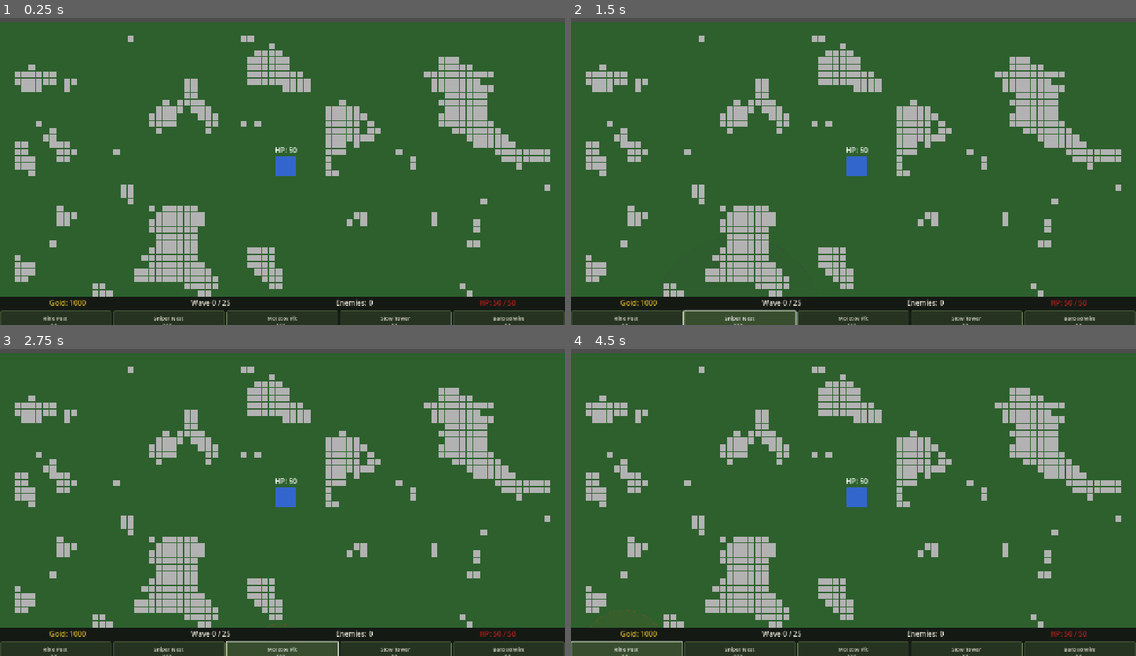
Above: before the commit, frames 1-4 (two rows, left to right).
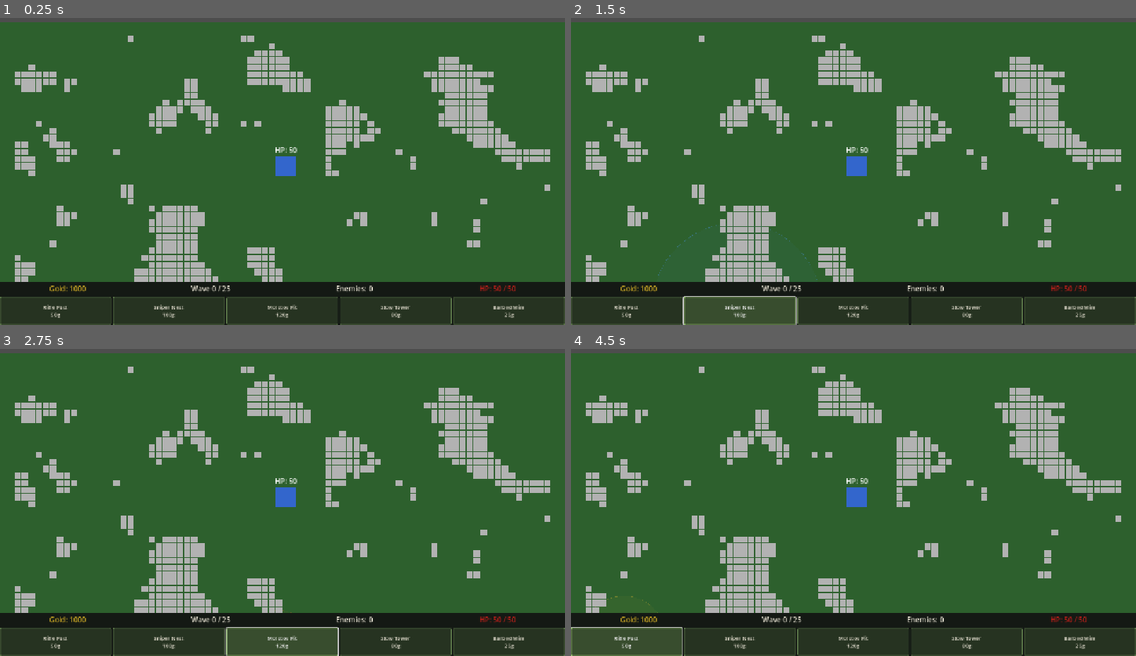
Above: after the commit, the same moments.

Repository: 3dw4rd1/OC_Tower_defense
Game: Godot game, scene res://scenes/levels/main.tscn
Two runs of this game, one before a commit and one after it. Both use one fixed random seed, a clock stepped at 60 frames per second and the inputs below.
Inputs:
- Up to frame 1 (0.25 s): no input
- Up to frame 2 (1.5 s): click "Rifle Post 50g" at 0.5 s; click "Sniper Nest 100g" at 1.25 s
- Up to frame 3 (2.75 s): click "Molotov Pit 120g" at 2 s
- Up to frame 4 (4.5 s): click "Slow Tower 80g" at 2.75 s; click "Barbed Wire 25g" at 3.5 s; click "Rifle Post 50g" at 4.25 s

The runs differ from the first frame. In frame 1, 9.4% of the frame differs, in the area x 0-100%, y 85-100%; in frame 2, 9.6%, in the area x 0-100%, y 67-100%; in frame 3, 9.6%; in frame 4, 9.6%.

Commit message:
fix: increase HUD bar height to 96px to fit two-line tower buttons

Diff:
--- a/game/scenes/ui/hud.tscn
+++ b/game/scenes/ui/hud.tscn
@@ -10,7 +10,7 @@
 anchor_right = 1.0
 anchor_top = 1.0
 anchor_bottom = 1.0
-offset_top = -64.0
+offset_top = -96.0
 offset_bottom = 0.0
 color = Color(0.08, 0.10, 0.08, 1.0)
 
@@ -19,7 +19,7 @@
 anchor_right = 1.0
 anchor_top = 1.0
 anchor_bottom = 1.0
-offset_top = -64.0
+offset_top = -96.0
 offset_bottom = 0.0
 
 [node name="StatsBar" type="HBoxContainer" parent="BottomBar"]
